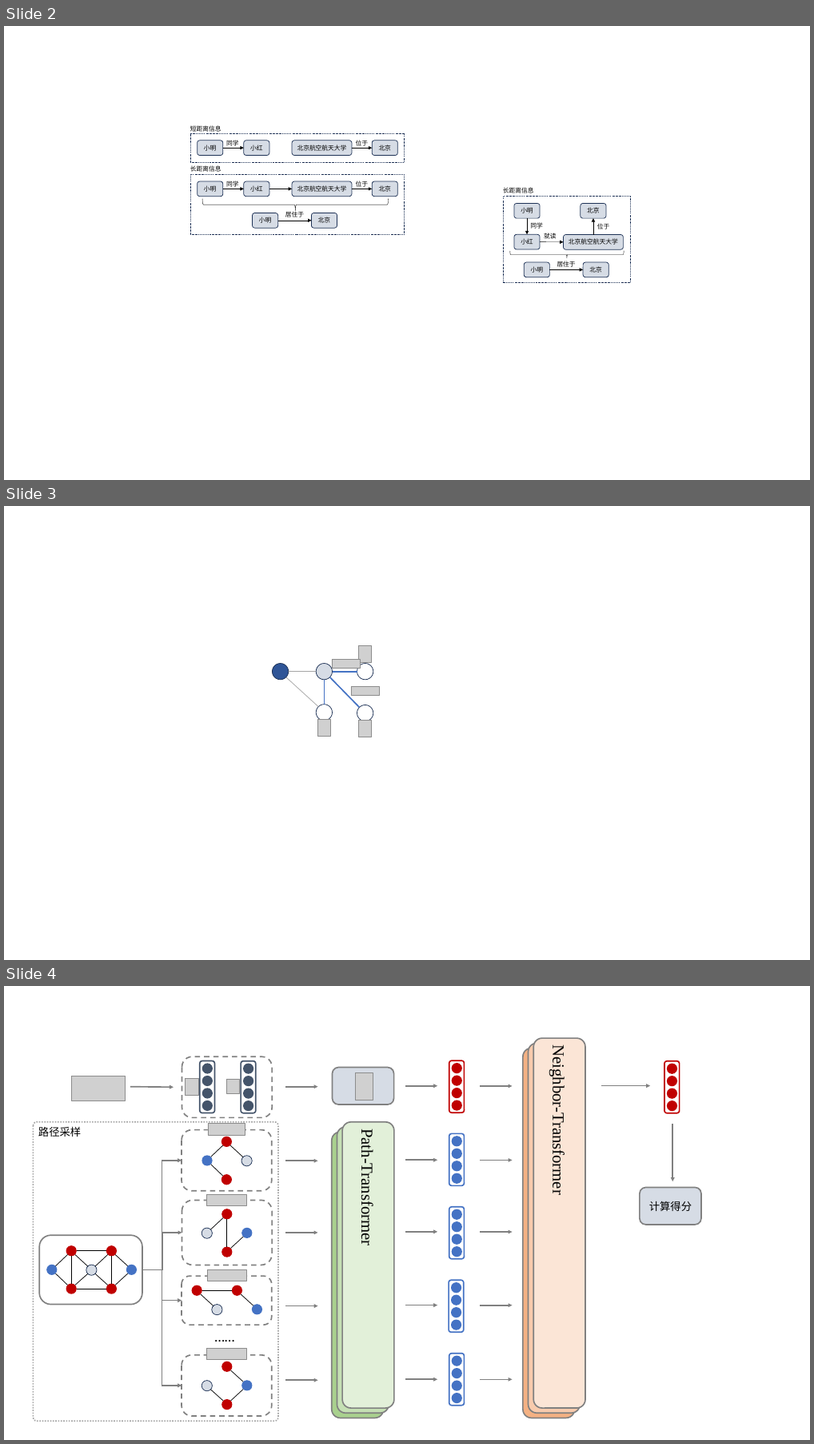
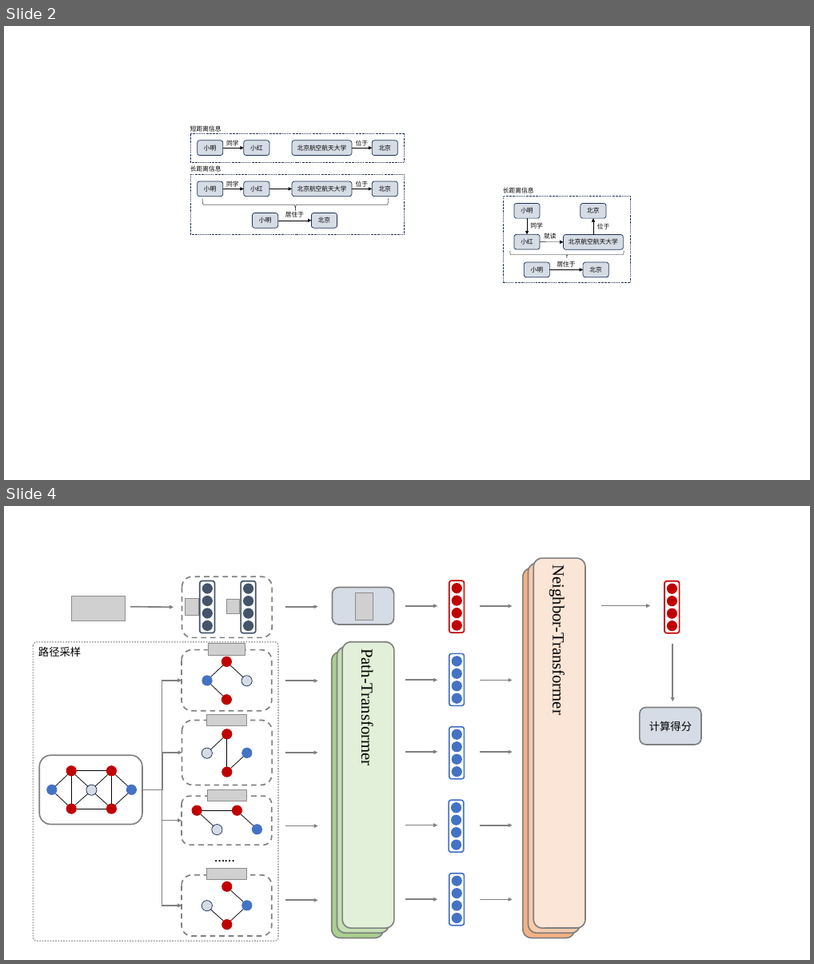
Before and after one commit to Sunrisea/BUAAThesis, a slide deck: TKGE-PN.pptx. Shown one above the other, each under a label of ours: slides 2, 3 and 4 before the commit, slides 2 and 4 after it; the slides between them are not shown. The pictures are 814x1444 and 814x964 pixels, drawn with LibreOffice and Linux fonts; fonts in the diff are those of the drawing; grey boxes stand for pictures; background and template pictures are left out. Boxes give left, top, right and bottom in pixels: in the first picture for what was removed or moved away, otherwise in the second. Text is boxed around its words. In the diff, an @@ line names an element or a change of style, - is before the commit and + after.

```diff
--- a/TKGE-PN.pptx
+++ b/TKGE-PN.pptx
@@ slide 3 removed at bbox=[4, 506, 810, 960], background #FFFFFF @@
@@ picture removed at bbox=[359, 646, 372, 662] @@
@@ ellipse removed at bbox=[272, 663, 289, 680] @@
@@ line removed from (289, 671) to (316, 671) @@
@@ ellipse removed at bbox=[316, 663, 333, 680] @@
@@ picture removed at bbox=[332, 659, 361, 668] @@
@@ line removed from (333, 671) to (358, 671) @@
@@ ellipse removed at bbox=[358, 663, 374, 680] @@
@@ line removed from (286, 677) to (318, 707) @@
@@ line removed from (325, 680) to (325, 704) @@
@@ line removed from (330, 677) to (359, 707) @@
@@ picture removed at bbox=[351, 687, 379, 696] @@
@@ ellipse removed at bbox=[316, 704, 333, 720] @@
@@ picture removed at bbox=[318, 720, 331, 736] @@
@@ ellipse removed at bbox=[358, 705, 374, 721] @@
@@ picture removed at bbox=[359, 720, 372, 736] @@
```
Also in this commit, not shown: 1 slide added, 1 other file.
